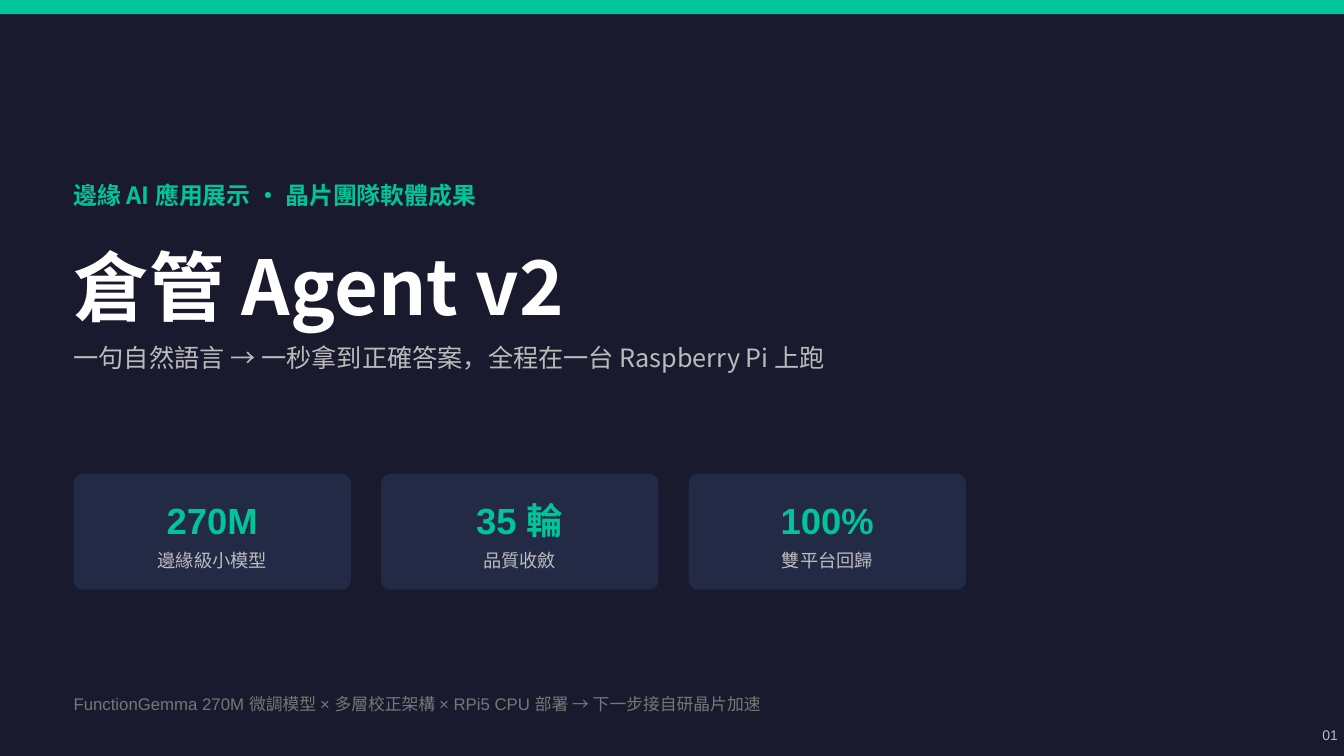
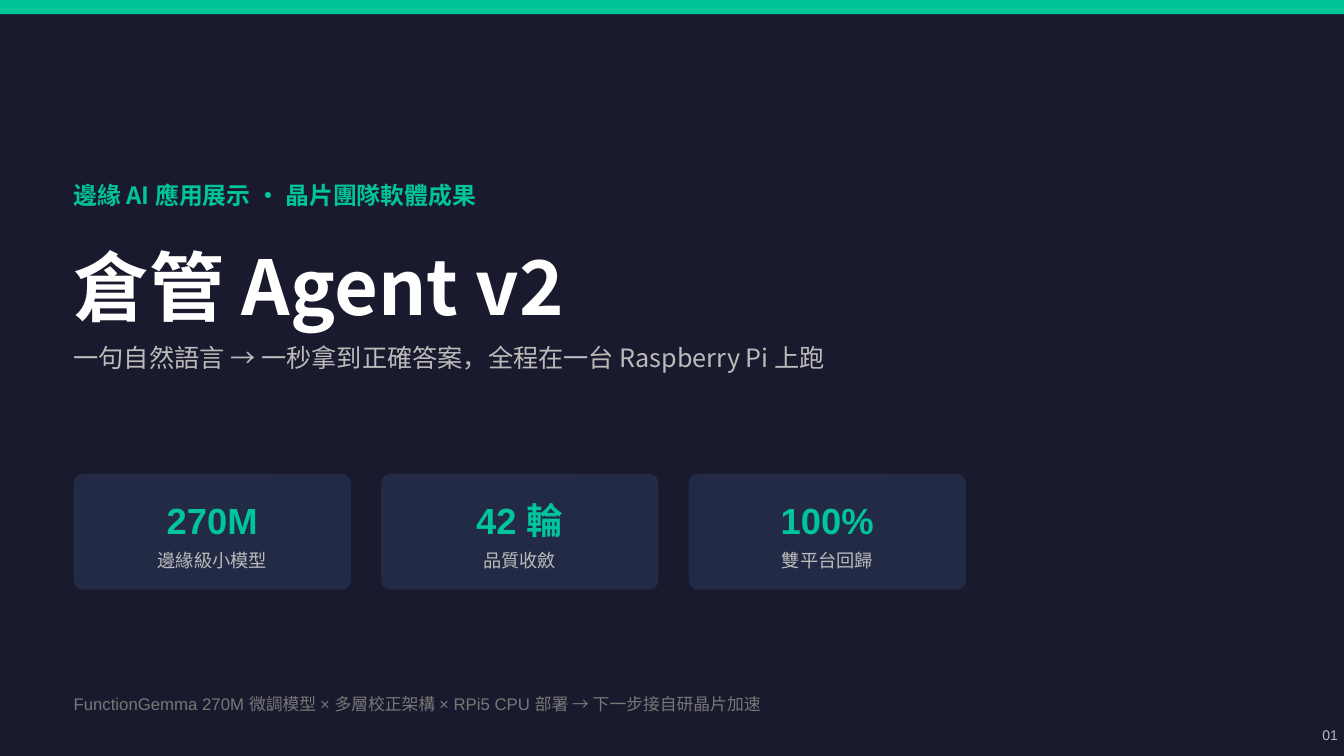
Before and after one commit to chunyen627-afk/warehouse-v2-agent, a slide deck: slide 1 of 倉管Agent_專案簡報.pptx. Drawn at 1344x756 pixels with LibreOffice and Linux fonts; fonts in the diff are those of the drawing. Boxes give left, top, right and bottom in pixels: in the first picture for what was removed or moved away, otherwise in the second. Text is boxed around its words. In the diff, an @@ line names an element or a change of style, - is before the commit and + after.

```diff
--- a/倉管Agent_專案簡報.pptx
+++ b/倉管Agent_專案簡報.pptx
@@ text at [476, 503, 563, 537]: text changed @@
-35 輪
+42 輪
```
Also in this commit, not shown: 2 other slides changed, 1 other file.
